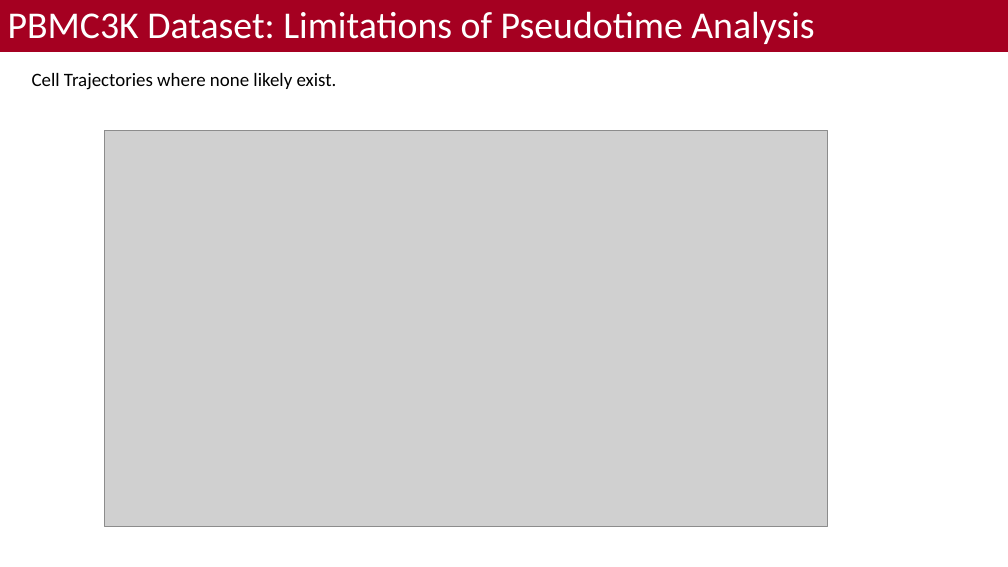
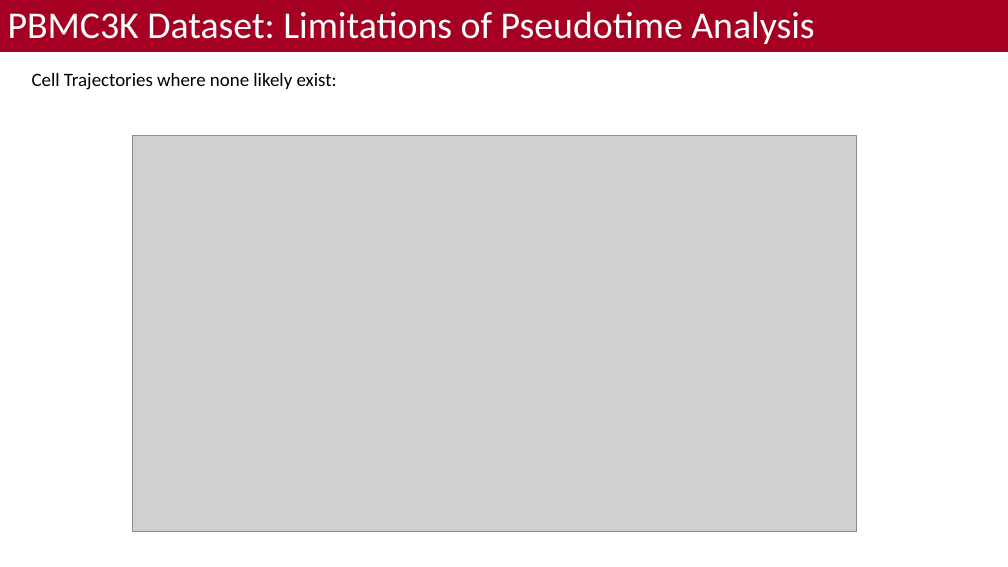
Before and after one commit to bacorli2/scrna_workshop, a slide deck: slide 16 of M6_Monocle_Pseudotime/M5_Monocle_Timeseries.pptx. Drawn at 1008x567 pixels with LibreOffice and Linux fonts; fonts in the diff are those of the drawing; grey boxes stand for pictures; background and template pictures are left out. Boxes give left, top, right and bottom in pixels: in the first picture for what was removed or moved away, otherwise in the second. Text is boxed around its words. In the diff, an @@ line names an element or a change of style, - is before the commit and + after.

```diff
--- a/M6_Monocle_Pseudotime/M5_Monocle_Timeseries.pptx
+++ b/M6_Monocle_Pseudotime/M5_Monocle_Timeseries.pptx
@@ text at box(32, 73, 337, 90): text changed @@
-Cell Trajectories where none likely exist.
+Cell Trajectories where none likely exist:
@@ picture: place and size @@
-picture at box(104, 130, 828, 526)
+picture at box(133, 135, 857, 532)
```
Also in this commit, not shown: 3 other slides changed, 1 other file.
